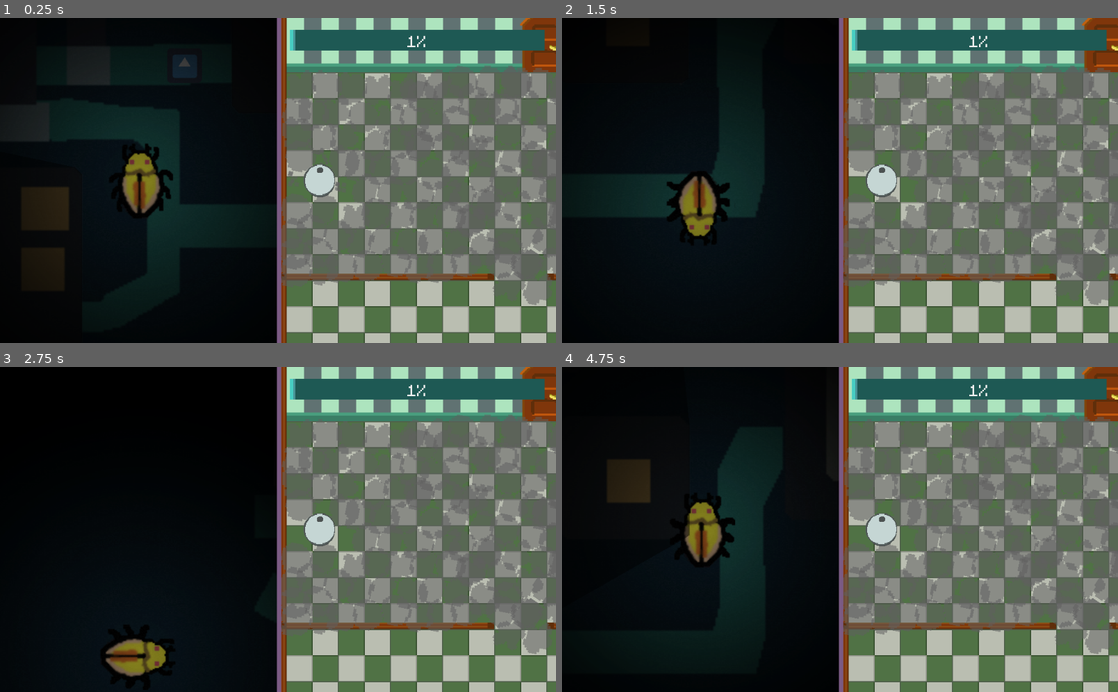
Above: before the commit, frames 1-4 (two rows, left to right).
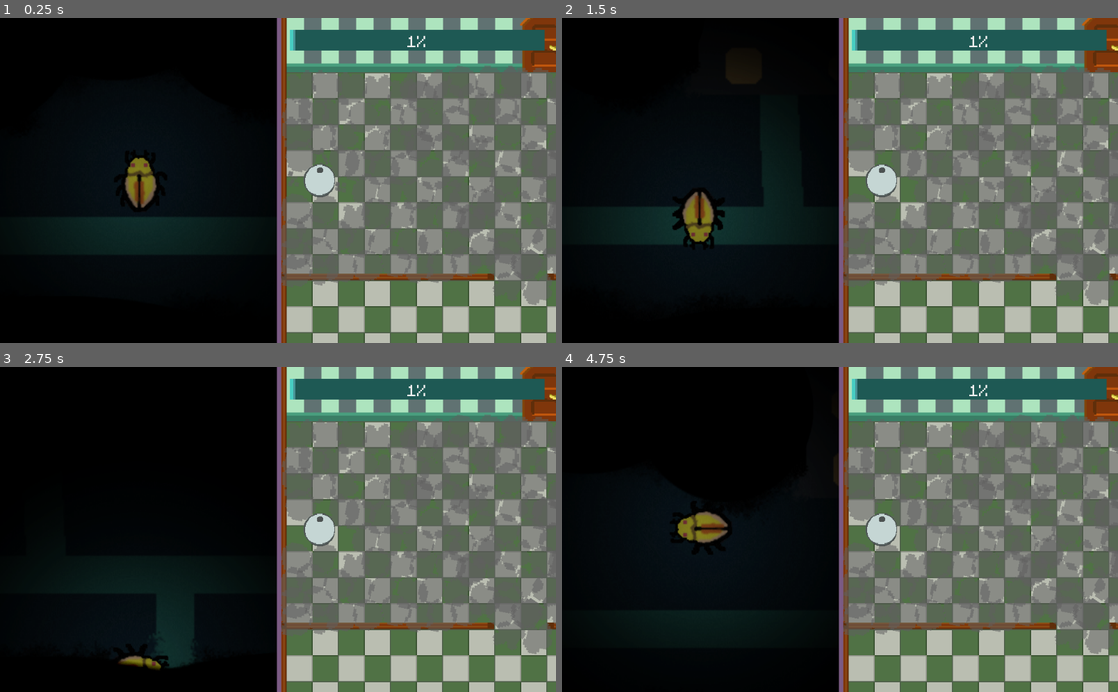
Above: after the commit, the same moments.

Repository: ash4rk/rumba-bug
Game: Godot game, scene res://main.tscn
Same seed, same stepped clock (60 frames per second), same inputs: the game is played once before the commit and once after it. The engine's default icon, where the game draws it, is replaced by a stand-in: a white triangle on a blue panel in a dark square.
Inputs:
- Up to frame 1 (0.25 s): no input
- Up to frame 2 (1.5 s): hold D (right) 0.53-1.28 s; hold S (down) from 1.28 s (still down)
- Up to frame 3 (2.75 s): release S (down) at 2.03 s; hold D (right) from 2.03 s (still down)
- Up to frame 4 (4.75 s): release D (right) at 2.78 s; hold W (up) 2.78-3.53 s; hold A (left) from 3.53 s (still down)

The runs differ from the first frame. In frame 1, 8.4% of the frame differs, in the area x 0-42%, y 8-90%; in frame 2, 4.7%; in frame 3, 1.4%; in frame 4, 6.3%.

Commit message:
FEAT: Add poing of interest for conducted place

Diff:
--- a/main.gd
+++ b/main.gd
@@ -9,7 +9,7 @@
 		i.connect("emitted", room.rumba, "on_conductor_emmited",[i.direction])
 		i.connect("emit_stopped", room.rumba, "on_conductor_emit_stopped")
 	CircuitEvents.dust_progress_bar = dust_progress_bar
-	CircuitEvents.connect("win", self, "_on_win_condition")
+	var _c = CircuitEvents.connect("win", self, "_on_win_condition")
 
 func _on_win_condition() -> void:
 	$AnimationPlayer.play("win")
--- a/scenes/bug.tscn
+++ b/scenes/bug.tscn
@@ -76,11 +76,11 @@
 
 [node name="Camera2D" type="Camera2D" parent="."]
 current = true
-zoom = Vector2( 0.25, 0.25 )
+zoom = Vector2( 0.3, 0.3 )
 limit_left = 0
-limit_top = 0
+limit_top = -224
 limit_right = 560
-limit_bottom = 356
+limit_bottom = 578
 
 [node name="Light2D" type="Light2D" parent="."]
 texture = ExtResource( 3 )
--- a/scenes/circuit.tscn
+++ b/scenes/circuit.tscn
@@ -1,10 +1,11 @@
-[gd_scene load_steps=25 format=2]
+[gd_scene load_steps=30 format=2]
 
 [ext_resource path="res://assets/images/circuit.png" type="Texture" id=1]
 [ext_resource path="res://scenes/bug.tscn" type="PackedScene" id=2]
 [ext_resource path="res://scenes/conducted_place.tscn" type="PackedScene" id=3]
 [ext_resource path="res://scenes/circuit.gd" type="Script" id=4]
 [ext_resource path="res://assets/glitch_shader.tres" type="Shader" id=5]
+[ext_resource path="res://assets/images/light.png" type="Texture" id=6]
 
 [sub_resource type="RectangleShape2D" id=1]
 extents = Vector2( 32.5, 32 )
@@ -37,10 +38,22 @@
 extents = Vector2( 377.5, 21 )
 
 [sub_resource type="RectangleShape2D" id=4]
-extents = Vector2( 65, 210 )
+extents = Vector2( 65, 413.546 )
 
 [sub_resource type="RectangleShape2D" id=5]
-extents = Vector2( 37.5625, 217.625 )
+extents = Vector2( 37.5625, 431.362 )
+
+[sub_resource type="RectangleShape2D" id=21]
+extents = Vector2( 9.80029, 129.138 )
+
+[sub_resource type="RectangleShape2D" id=22]
+extents = Vector2( 53.7649, 127.443 )
+
+[sub_resource type="RectangleShape2D" id=23]
+extents = Vector2( 124.257, 143.771 )
+
+[sub_resource type="RectangleShape2D" id=24]
+extents = Vector2( 96.3258, 28.541 )
 
 [sub_resource type="OccluderPolygon2D" id=14]
 polygon = PoolVector2Array( 8, 58, 4.35464, 58.1, 1.01379, 54.3137, 1, 4, 4, 1, 57, 1, 61, 5, 61, 56, 57.8085, 58.1 )
@@ -101,83 +114,87 @@
 texture = ExtResource( 1 )
 script = ExtResource( 4 )
 __meta__ = {
-"_edit_horizontal_guides_": [ 356.0 ],
-"_edit_vertical_guides_": [ 560.0 ]
+"_edit_horizontal_guides_": [ 578.042, -224.107 ],
+"_edit_vertical_guides_": [ 559.974, -172.447 ]
 }
 
 [node name="Bug" parent="." instance=ExtResource( 2 )]
-position = Vector2( -42, 89 )
+position = Vector2( -135.376, 304.322 )
 scale = Vector2( 0.5, 0.5 )
 
 [node name="CanvasModulate" type="CanvasModulate" parent="."]
 color = Color( 0, 0, 0, 1 )
 
 [node name="Collissions" type="StaticBody2D" parent="."]
+position = Vector2( -0.053009, -222.256 )
 
 [node name="CollisionShape2D" type="CollisionShape2D" parent="Collissions"]
-visible = false
 position = Vector2( -231.5, -89 )
 shape = SubResource( 1 )
 
 [node name="CollisionShape2D2" type="CollisionShape2D" parent="Collissions"]
-visible = false
 position = Vector2( -175.125, 1.5 )
 shape = SubResource( 6 )
 
 [node name="CollisionShape2D3" type="CollisionShape2D" parent="Collissions"]
-visible = false
 position = Vector2( -112, -153 )
 shape = SubResource( 7 )
 
 [node name="CollisionShape2D4" type="CollisionShape2D" parent="Collissions"]
-visible = false
 position = Vector2( -18.5, -58.375 )
 shape = SubResource( 8 )
 
 [node name="CollisionShape2D5" type="CollisionShape2D" parent="Collissions"]
-visible = false
 position = Vector2( 61.6875, -129.625 )
 shape = SubResource( 9 )
 
 [node name="CollisionShape2D6" type="CollisionShape2D" parent="Collissions"]
-visible = false
 position = Vector2( 194, -55.5 )
 shape = SubResource( 10 )
 
 [node name="CollisionShape2D7" type="CollisionShape2D" parent="Collissions"]
-visible = false
 position = Vector2( -197.5, 121 )
 shape = SubResource( 11 )
 
 [node name="CollisionShape2D8" type="CollisionShape2D" parent="Collissions"]
-visible = false
 position = Vector2( -101.688, 124.375 )
 shape = SubResource( 12 )
 
 [node name="CollisionShape2D9" type="CollisionShape2D" parent="Collissions"]
-visible = false
 position = Vector2( 30.5, 29 )
 shape = SubResource( 13 )
 
 [node name="CollisionShape2D10" type="CollisionShape2D" parent="Collissions"]
-visible = false
 position = Vector2( 29.5, -198 )
 shape = SubResource( 3 )
 
 [node name="CollisionShape2D11" type="CollisionShape2D" parent="Collissions"]
-visible = false
-position = Vector2( -344, 24 )
+position = Vector2( -344, 227.546 )
 shape = SubResource( 4 )
 
 [node name="CollisionShape2D12" type="CollisionShape2D" parent="Collissions"]
-visible = false
-position = Vector2( -4, 196 )
+position = Vector2( -4, 644.68 )
 shape = SubResource( 3 )
 
 [node name="CollisionShape2D13" type="CollisionShape2D" parent="Collissions"]
-visible = false
-position = Vector2( 318.438, -7.375 )
+position = Vector2( 318.438, 206.362 )
 shape = SubResource( 5 )
+
+[node name="CollisionShape2D14" type="CollisionShape2D" parent="Collissions"]
+position = Vector2( 274.304, 354.24 )
+shape = SubResource( 21 )
+
+[node name="CollisionShape2D15" type="CollisionShape2D" parent="Collissions"]
+position = Vector2( 23.2167, 357.193 )
+shape = SubResource( 22 )
+
+[node name="CollisionShape2D16" type="CollisionShape2D" parent="Collissions"]
+position = Vector2( -155.601, 306.615 )
+shape = SubResource( 23 )
+
+[node name="CollisionShape2D17" type="CollisionShape2D" parent="Collissions"]
+position = Vector2( 31.974, 187.742 )
+shape = SubResource( 24 )
 
 [node name="LightOccluder2D" type="LightOccluder2D" parent="Collissions"]
 occluder = SubResource( 14 )
@@ -189,23 +206,24 @@
 occluder = SubResource( 20 )
 
 [node name="ConductedPlaces" type="Node2D" parent="."]
+position = Vector2( -0.053009, -222.256 )
 
 [node name="ConductedPlace" parent="ConductedPlaces" instance=ExtResource( 3 )]
-position = Vector2( 237, 116 )
+position = Vector2( 214.5, 115 )
 
 [node name="ConductedPlace2" parent="ConductedPlaces" instance=ExtResource( 3 )]
-position = Vector2( -118.433, -28.3483 )
+position = Vector2( -96.433, -31.3483 )
 
 [node name="ConductedPlace3" parent="ConductedPlaces" instance=ExtResource( 3 )]
-position = Vector2( -20.7887, 35.9077 )
+position = Vector2( -33.2887, 34.9077 )
 direction = "down"
 
 [node name="ConductedPlace4" parent="ConductedPlaces" instance=ExtResource( 3 )]
-position = Vector2( -190.878, 63.626 )
+position = Vector2( -201.378, 64.126 )
 direction = "up"
 
 [node name="ConductedPlace5" parent="ConductedPlaces" instance=ExtResource( 3 )]
-position = Vector2( -133.552, -89.4545 )
+position = Vector2( -149.052, -91.9545 )
 direction = "left"
 
 [node name="AnimationPlayer" type="AnimationPlayer" parent="."]
@@ -216,15 +234,71 @@
 anchor_right = 1.0
 anchor_bottom = 1.0
 margin_left = -280.0
-margin_top = -178.0
+margin_top = -400.5
 margin_right = -280.0
-margin_bottom = -178.0
+margin_bottom = -400.5
 
 [node name="GlitchShader" type="ColorRect" parent="."]
 material = SubResource( 16 )
 anchor_right = 1.0
 anchor_bottom = 1.0
 margin_left = -280.0
-margin_top = -178.0
+margin_top = -400.5
 margin_right = -280.0
-margin_bottom = -178.0
+margin_bottom = -400.5
+
+[node name="Light2D" type="Light2D" parent="."]
+position = Vector2( -238.458, 212.213 )
+scale = Vector2( 0.289237, 0.269223 )
+texture = ExtResource( 6 )
+energy = 4.11
+mode = 1
+
+[node name="Light2D2" type="Light2D" parent="."]
+position = Vector2( -149.262, 180.593 )
+scale = Vector2( 0.289237, 0.269223 )
+texture = ExtResource( 6 )
+energy = 4.11
+mode = 1
+
+[node name="Light2D3" type="Light2D" parent="."]
+position = Vector2( -73.0441, 213.629 )
+scale = Vector2( 0.192453, 0.201013 )
+texture = ExtResource( 6 )
+energy = 4.11
+mode = 1
+
+[node name="Light2D4" type="Light2D" parent="."]
+position = Vector2( -298.63, 327.602 )
+scale = Vector2( 0.192453, 0.37338 )
+texture = ExtResource( 6 )
+energy = 4.11
+mode = 1
+
+[node name="Light2D5" type="Light2D" parent="."]
+position = Vector2( -177.973, 437.986 )
+scale = Vector2( 0.565763, 0.272554 )
+texture = ExtResource( 6 )
+energy = 4.11
+mode = 1
+
+[node name="Light2D6" type="Light2D" parent="."]
+position = Vector2( 169.113, 431.371 )
+scale = Vector2( 0.565763, 0.210476 )
+texture = ExtResource( 6 )
+energy = 4.11
+mode = 1
+
+[node name="Light2D8" type="Light2D" parent="."]
+position = Vector2( 19.7284, 434.02 )
+scale = Vector2( 0.565763, 0.210476 )
+texture = ExtResource( 6 )
+energy = 4.11
+mode = 1
+
+[node name="Light2D7" type="Light2D" parent="."]
+position = Vector2( 325.507, 341.761 )
+scale = Vector2( 0.28555, 0.393659 )
+texture = ExtResource( 6 )
+energy = 4.11
+mode = 1
--- a/scenes/conducted_place.gd
+++ b/scenes/conducted_place.gd
@@ -1,4 +1,4 @@
-extends Sprite
+extends Node2D
 
 signal emitted
 signal emit_stopped
@@ -6,10 +6,13 @@
 export var direction: String = "right"
 
 onready var sparkles = $CPUParticles2D
+onready var sprite = $Sprite
 
 func _on_Area2D_body_entered(body: Node) -> void:
 	if body.is_in_group("bug"):
+		sprite.hide()
 		body.dazzle()
+		body.global_position = global_position
 		emit_signal("emitted")
 		sparkles.emitting = true
 
--- a/scenes/conducted_place.tscn
+++ b/scenes/conducted_place.tscn
@@ -1,7 +1,8 @@
-[gd_scene load_steps=6 format=2]
+[gd_scene load_steps=8 format=2]
 
-[ext_resource path="res://icon.png" type="Texture" id=1]
+[ext_resource path="res://assets/images/exclamation_mark.png" type="Texture" id=1]
 [ext_resource path="res://scenes/conducted_place.gd" type="Script" id=2]
+[ext_resource path="res://assets/images/light.png" type="Texture" id=3]
 
 [sub_resource type="CircleShape2D" id=1]
 radius = 37.0135
@@ -13,9 +14,24 @@
 offsets = PoolRealArray( 0.588, 1 )
 colors = PoolColorArray( 1, 1, 1, 1, 1, 1, 1, 0.458824 )
 
-[node name="ConductedPlace" type="Sprite"]
-scale = Vector2( 0.25, 0.25 )
-texture = ExtResource( 1 )
+[sub_resource type="Animation" id=4]
+resource_name = "breathing"
+loop = true
+tracks/0/type = "value"
+tracks/0/path = NodePath(".:scale")
+tracks/0/interp = 1
+tracks/0/loop_wrap = true
+tracks/0/imported = false
+tracks/0/enabled = true
+tracks/0/keys = {
+"times": PoolRealArray( 0, 0.5, 0.9 ),
+"transitions": PoolRealArray( 0.466517, 0.31864, 1.68179 ),
+"update": 0,
+"values": [ Vector2( 0.25, 0.25 ), Vector2( 0.3, 0.3 ), Vector2( 0.25, 0.25 ) ]
+}
+
+[node name="ConductedPlace" type="Node2D"]
+scale = Vector2( 0.296416, 0.296416 )
 script = ExtResource( 2 )
 
 [node name="Area2D" type="Area2D" parent="."]
@@ -42,5 +58,18 @@
 color = Color( 1, 0.976471, 0, 1 )
 color_ramp = SubResource( 3 )
 
+[node name="AnimationPlayer" type="AnimationPlayer" parent="."]
+autoplay = "breathing"
+anims/breathing = SubResource( 4 )
+
+[node name="Light2D" type="Light2D" parent="."]
+texture = ExtResource( 3 )
+texture_scale = 0.25
+color = Color( 0.94902, 0.945098, 0.733333, 1 )
+energy = 0.85
+
+[node name="Sprite" type="Sprite" parent="."]
+texture = ExtResource( 1 )
+
 [connection signal="body_entered" from="Area2D" to="." method="_on_Area2D_body_entered"]
 [connection signal="body_exited" from="Area2D" to="." method="_on_Area2D_body_exited"]
Binary file changed: assets/images/circuit.png
Binary file added: assets/images/exclamation_mark.png
Not shown, added: assets/images/exclamation_mark.png.import
